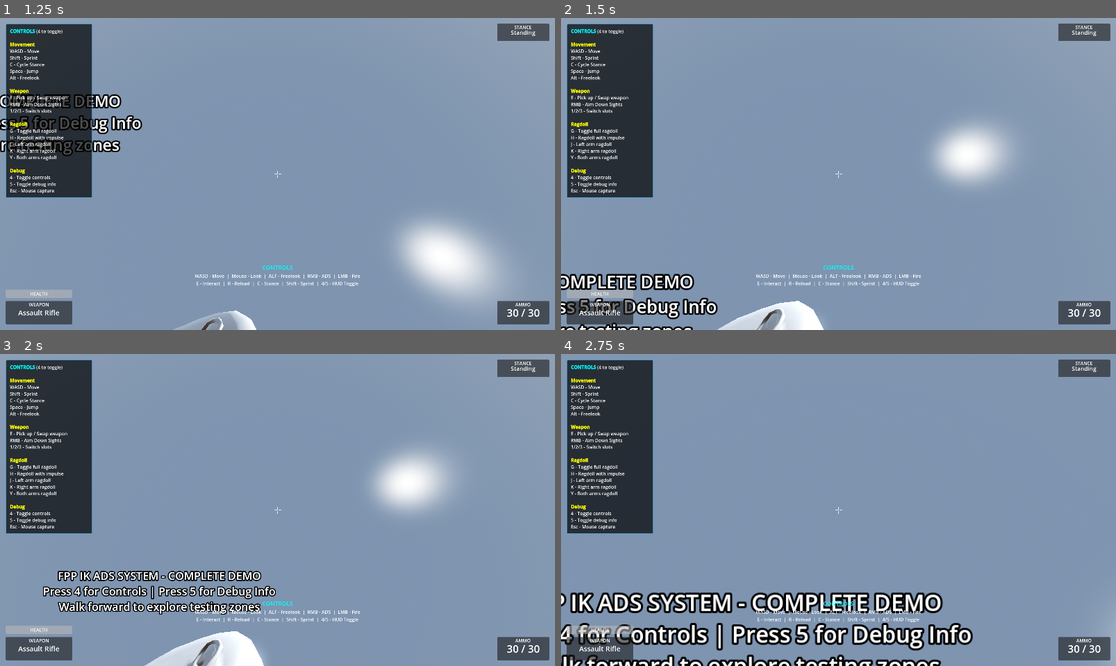
Above: before the commit, frames 1-4 (two rows, left to right).
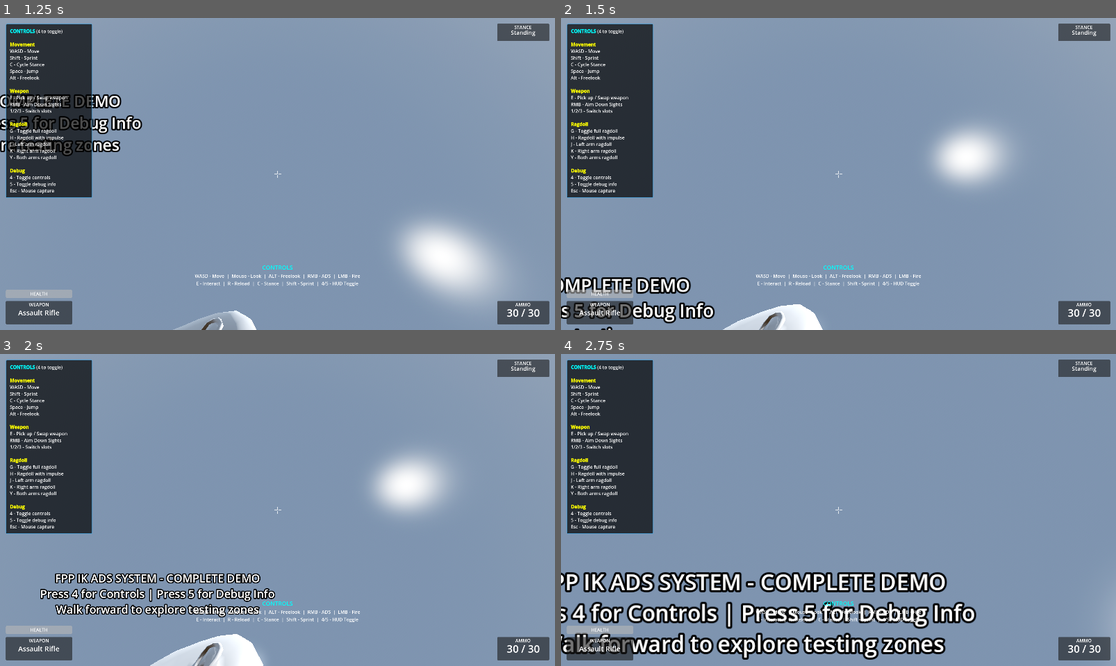
Above: after the commit, the same moments.

Repository: lmf-git/fpp-ik-ads
Game: Godot game, scene res://scenes/enhanced_demo.tscn
The game is run twice, just before and just after one commit, with the same random seed, the same clock (stepped at 60 frames per second) and the same inputs.
Inputs (mouse positions are in pixels of both pictures, inside the frame that each line leads up to):
- Up to frame 1 (1.25 s): tap Enter (ui_accept) at 0.5 s; move the mouse to (305, 174) at 0.52 s; hold W (move_forward) from 0.53 s (still down); hold Alt (freelook) from 0.53 s (still down); click (305, 174) at 0.67 s; tap Space (jump) at 0.77 s; tap Shift (sprint) at 0.8 s
- Up to frame 2 (1.5 s): keep holding W (move_forward); move the mouse to (810, 174) at 1.27 s; release Alt (freelook) at 1.28 s; tap Shift (sprint) at 1.35 s
- Up to frame 3 (2 s): keep holding W (move_forward); tap Space (jump) at 1.52 s; tap Alt (freelook) at 1.55 s
- Up to frame 4 (2.75 s): keep holding W (move_forward); move the mouse to (849, 503) at 2.02 s; hold Right mouse button (aim_down_sights) from 2.03 s (still down); tap Shift (sprint) at 2.3 s

Frame 1 is identical in both runs. In frame 2, 3.1% of the frame differs, in the area x 0-48%, y 81-100%; in frame 3, 3.9%; in frame 4, 16%, in the area x 0-75%, y 69-100%.

Commit message:
Fix ragdoll spring-back, head movement, and debug overlay
Addresses multiple issues reported by user:
1. Ragdoll joints springing back to original pose
2. Head not moving when aiming up/down in FPS mode
3. Debug overlay showing blank

Ragdoll fixes:
- Stop animation when ragdoll enabled (prevents skeleton fighting physics)
- Restart animation when ragdoll disabled
- Set all joint softness to 0.0 (eliminates spring forces)
- Prevents limbs from being pulled back to animated pose

Camera/Head fixes:
- Head bone now rotates with camera pitch in all modes
- FPS camera stays at local zero rotation, follows head bone naturally
- Provides visual feedback when looking up/down
- Maintains spine pitch follow for natural posture

Debug overlay fixes:
- Updated to work with CharacterControllerMain (was using old SkeletonFPPController)
- Access data through component architecture (movement_controller, camera_controller, etc.)
- Use get_movement_state() and get_camera_state() methods
- Fixed _stance_to_string() to use integer values (0/1/2 instead of enum)
- Added ragdoll status display
- Added more debug controls info

Files changed:
- scripts/character_controller_main.gd: Animation pause/resume in ragdoll handlers
- scripts/components/camera_controller_component.gd: Head rotation in all modes, camera at local zero
- scripts/components/ragdoll_controller_refactored.gd: All softness values → 0.0
- scripts/debug_overlay.gd: Updated for refactored character controller

Diff:
--- a/scripts/character_controller_main.gd
+++ b/scripts/character_controller_main.gd
@@ -248,10 +248,19 @@
 	if ik_locomotion and ik_locomotion.ik_mode_enabled:
 		ik_locomotion.disable_ik_mode()
 
+	# CRITICAL: Stop animation to prevent skeleton from fighting physics
+	if animation_player and animation_player.is_playing():
+		animation_player.pause()
+
 func _on_ragdoll_disabled() -> void:
 	# Re-enable systems after ragdoll
 	if movement_controller:
 		movement_controller.process_mode = Node.PROCESS_MODE_INHERIT
+
+	# Restart animation
+	if animation_player and not animation_player.is_playing():
+		if animation_player.has_animation("www_characters3d_com | Idle"):
+			animation_player.play("www_characters3d_com | Idle")
 
 func _on_weapon_changed(new_weapon: Weapon, _old_weapon: Weapon) -> void:
 	# Update current weapon reference
--- a/scripts/components/camera_controller_component.gd
+++ b/scripts/components/camera_controller_component.gd
@@ -168,17 +168,13 @@
 	if not skeleton or _head_bone_idx < 0:
 		return
 
-	# In normal FPS mode, reset bones to rest pose
-	# The camera pitch is handled by the camera itself, not bone rotation
+	# Always apply head rotation for visual feedback
+	var head_pitch := camera_x_rotation  # Camera pitch directly controls head pitch
+	var head_yaw := freelook_offset  # Only yaw in freelook/third-person
+
+	# In normal FPS mode, no yaw offset (body follows camera)
 	if not is_freelooking and not is_third_person:
-		skeleton.set_bone_pose_rotation(_head_bone_idx, Quaternion.IDENTITY)
-		if _spine_bone_idx >= 0:
-			skeleton.set_bone_pose_rotation(_spine_bone_idx, Quaternion.IDENTITY)
-		return
-
-	# In freelook/third-person modes, apply head rotation
-	var head_pitch := camera_x_rotation  # Camera pitch directly controls head pitch
-	var head_yaw := freelook_offset
+		head_yaw = 0.0
 
 	# Apply neck limits
 	head_pitch = clampf(
@@ -218,16 +214,9 @@
 			third_person_camera.current = false
 			fps_camera.current = true
 
-		# In FPS mode, handle camera rotation
-		if is_freelooking:
-			# When freelooking, head bone handles rotation - reset camera local rotation
-			fps_camera.rotation = Vector3.ZERO
-		else:
-			# In normal FPS mode, camera rotates for pitch (head bone is at rest)
-			# Yaw is handled by body rotation
-			fps_camera.rotation.x = camera_x_rotation
-			fps_camera.rotation.y = 0
-			fps_camera.rotation.z = 0
+		# In FPS mode, head bone handles all rotation - camera stays at local zero
+		# This allows the camera to follow the head bone naturally
+		fps_camera.rotation = Vector3.ZERO
 
 ## Update ADS (Aim Down Sights) FOV
 func update_ads(delta: float, is_aiming: bool) -> void:
--- a/scripts/components/ragdoll_controller_refactored.gd
+++ b/scripts/components/ragdoll_controller_refactored.gd
@@ -26,7 +26,7 @@
 		"angular_damp": 5.0,
 		"linear_limit": 0.0,
 		"angular_limits": {"x": [15, -5], "y": [40, -40], "z": [10, -10]},
-		"softness": {"x": 0.8, "y": 0.8, "z": 0.9}
+		"softness": {"x": 0.0, "y": 0.0, "z": 0.0}
 	},
 	&"neck": {
 		"type": PhysicalBone3D.JOINT_TYPE_6DOF,
@@ -34,7 +34,7 @@
 		"angular_damp": 6.0,
 		"linear_limit": 0.0,
 		"angular_limits": {"x": [10, -5], "y": [15, -15], "z": [3, -3]},
-		"softness": {"x": 0.9, "y": 0.9, "z": 0.95}
+		"softness": {"x": 0.0, "y": 0.0, "z": 0.0}
 	},
 	&"lower_arm": {
 		"type": PhysicalBone3D.JOINT_TYPE_6DOF,
@@ -42,7 +42,7 @@
 		"angular_damp": 3.5,
 		"linear_limit": 0.0,
 		"angular_limits": {"x": [140, 0], "y": [10, -10], "z": [5, -5]},
-		"softness": {"x": 0.3, "y": 0.5, "z": 0.5}
+		"softness": {"x": 0.0, "y": 0.0, "z": 0.0}
 	},
 	&"lower_leg": {
 		"type": PhysicalBone3D.JOINT_TYPE_6DOF,
@@ -50,7 +50,7 @@
 		"angular_damp": 4.0,
 		"linear_limit": 0.0,
 		"angular_limits": {"x": [120, 0], "y": [5, -5], "z": [5, -5]},
-		"softness": {"x": 0.3, "y": 0.5, "z": 0.5}
+		"softness": {"x": 0.0, "y": 0.0, "z": 0.0}
 	},
 	&"shoulder": {
 		"type": PhysicalBone3D.JOINT_TYPE_6DOF,
@@ -66,7 +66,7 @@
 		"angular_damp": 3.5,
 		"linear_limit": 0.0,
 		"angular_limits": {"x": [120, -20], "y": [90, -30], "z": [45, -45]},
-		"softness": {"x": 0.7, "y": 0.7, "z": 0.8}
+		"softness": {"x": 0.0, "y": 0.0, "z": 0.0}
 	},
 	&"spine": {
 		"type": PhysicalBone3D.JOINT_TYPE_6DOF,
--- a/scripts/debug_overlay.gd
+++ b/scripts/debug_overlay.gd
@@ -8,7 +8,7 @@
 @onready var performance_text: RichTextLabel = $PerformancePanel/MarginContainer/PerformanceText
 @onready var ik_visualization: Node3D = null
 
-var player: SkeletonFPPController
+var player: CharacterControllerMain
 var debug_visible: bool = false
 var show_ik_debug: bool = false
 
@@ -16,6 +16,9 @@
 	# Find player
 	await get_tree().process_frame
 	player = get_tree().get_first_node_in_group("player")
+
+	if not player:
+		push_warning("DebugOverlay: No player found in 'player' group")
 
 	# Hide by default
 	debug_panel.visible = false
@@ -46,34 +49,38 @@
 func _update_debug_text():
 	var text = "[b][color=cyan]FPP IK ADS DEBUG INFO[/color][/b]\n\n"
 
+	# Get component states
+	var movement_state = player.get_movement_state()
+	var camera_state = player.get_camera_state()
+
 	# Player state
 	text += "[b][color=yellow]PLAYER STATE[/color][/b]\n"
 	text += "Position: %v\n" % player.global_position
 	text += "Velocity: %v (%.2f m/s)\n" % [player.velocity, player.velocity.length()]
 	text += "On Floor: %s\n" % player.is_on_floor()
-	text += "Stance: %s\n" % _stance_to_string(player.stance)
-	text += "Sprinting: %s\n" % player.is_sprinting
+	text += "Stance: %s\n" % _stance_to_string(movement_state.get("stance", 0))
+	text += "Sprinting: %s\n" % movement_state.get("is_sprinting", false)
 	text += "\n"
 
 	# Camera & Look
 	text += "[b][color=yellow]CAMERA & LOOK[/color][/b]\n"
-	text += "Camera Pitch: %.1f°\n" % rad_to_deg(player.camera_x_rotation)
-	text += "Camera Yaw: %.1f°\n" % rad_to_deg(player.camera_y_rotation)
-	text += "Body Yaw: %.1f°\n" % rad_to_deg(player.body_y_rotation)
-	text += "Freelooking: %s\n" % player.is_freelooking
-	if player.is_freelooking:
-		text += "Freelook Offset: %.1f° / %.1f°\n" % [
-			rad_to_deg(abs(player.freelook_offset)),
-			player.freelook_max_angle
-		]
+	var cam_rot = camera_state.get("rotation", Vector2.ZERO)
+	text += "Camera Pitch: %.1f°\n" % rad_to_deg(cam_rot.x)
+	text += "Camera Yaw: %.1f°\n" % rad_to_deg(cam_rot.y)
+	text += "Body Yaw: %.1f°\n" % rad_to_deg(camera_state.get("body_rotation", 0.0))
+	text += "Freelooking: %s\n" % camera_state.get("is_freelooking", false)
+	text += "Third Person: %s\n" % camera_state.get("is_third_person", false)
+	if camera_state.get("is_freelooking", false):
+		text += "Freelook Offset: %.1f°\n" % rad_to_deg(abs(camera_state.get("freelook_offset", 0.0)))
 	text += "\n"
 
 	# ADS
 	text += "[b][color=yellow]ADS SYSTEM[/color][/b]\n"
-	text += "Aiming: %s\n" % player.is_aiming
-	text += "ADS Blend: %.2f\n" % player.ads_blend
-	if player.camera:
-		text += "Current FOV: %.1f°\n" % player.camera.fov
+	text += "Aiming: %s\n" % movement_state.get("is_aiming", false)
+	if player.camera_controller:
+		text += "ADS Blend: %.2f\n" % player.camera_controller.ads_blend
+	if player.fps_camera:
+		text += "Current FOV: %.1f°\n" % player.fps_camera.fov
 	text += "\n"
 
 	# Weapon
@@ -94,21 +101,30 @@
 
 	# IK System
 	text += "[b][color=yellow]IK SYSTEM[/color][/b]\n"
-	text += "IK Enabled: %s\n" % player.enable_ik
+	text += "IK Enabled: %s\n" % player.ik_mode_enabled
 	if player.skeleton:
 		text += "Skeleton Bones: %d\n" % player.skeleton.get_bone_count()
-		text += "Head Bone: %s (#%d)\n" % [player.head_bone_name, player.head_bone_idx]
-		text += "Spine Bone: %s (#%d)\n" % [player.spine_bone_name, player.spine_bone_idx]
+	if player.ik_locomotion:
+		text += "IK Locomotion: Present\n"
 	if player.right_hand_ik:
 		text += "Right Hand IK: Active\n"
 	if player.left_hand_ik:
 		text += "Left Hand IK: Active\n"
 	text += "\n"
 
+	# Ragdoll
+	text += "[b][color=yellow]RAGDOLL[/color][/b]\n"
+	if player.ragdoll_controller:
+		text += "Active: %s\n" % player.ragdoll_controller.is_ragdoll_active
+		text += "Bones: %d\n" % player.ragdoll_controller.physical_bones.size()
+	text += "\n"
+
 	# Controls reminder
 	text += "[b][color=green]DEBUG CONTROLS[/color][/b]\n"
 	text += "F3 - Toggle this overlay\n"
 	text += "F4 - Toggle IK visualization\n"
+	text += "7 - Toggle IK Mode\n"
+	text += "R - Toggle Ragdoll\n"
 
 	debug_text.text = text
 
@@ -151,13 +167,13 @@
 	# For now, just a placeholder
 	pass
 
-func _stance_to_string(stance) -> String:
+func _stance_to_string(stance: int) -> String:
 	match stance:
-		SkeletonFPPController.Stance.STANDING:
+		0:  # Standing
 			return "Standing"
-		SkeletonFPPController.Stance.CROUCHING:
+		1:  # Crouching
 			return "Crouching"
-		SkeletonFPPController.Stance.PRONE:
+		2:  # Prone
 			return "Prone"
 	return "Unknown"
 
